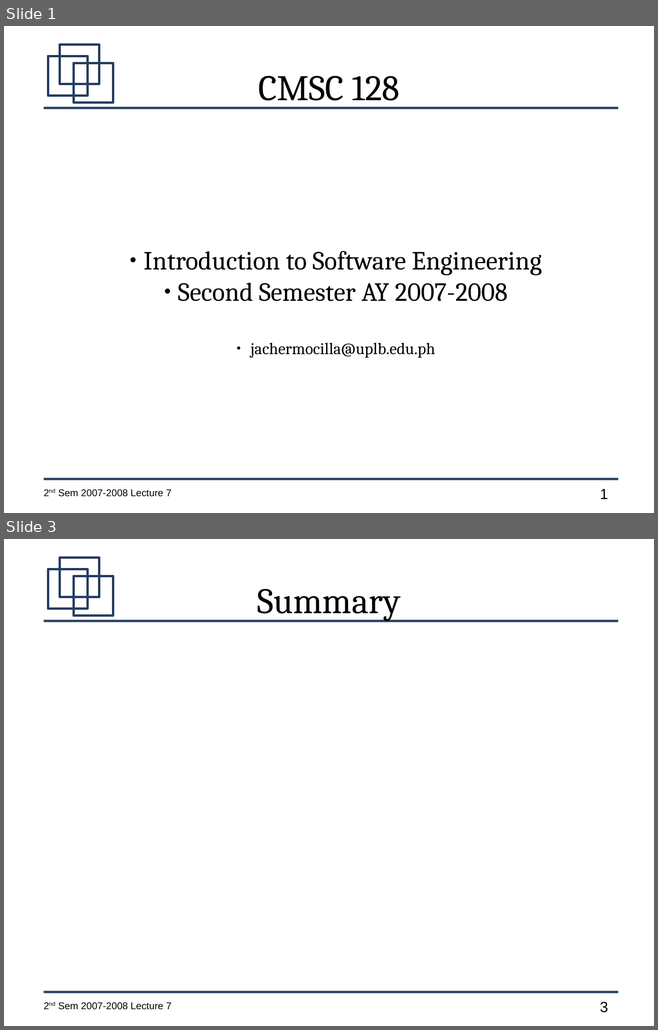
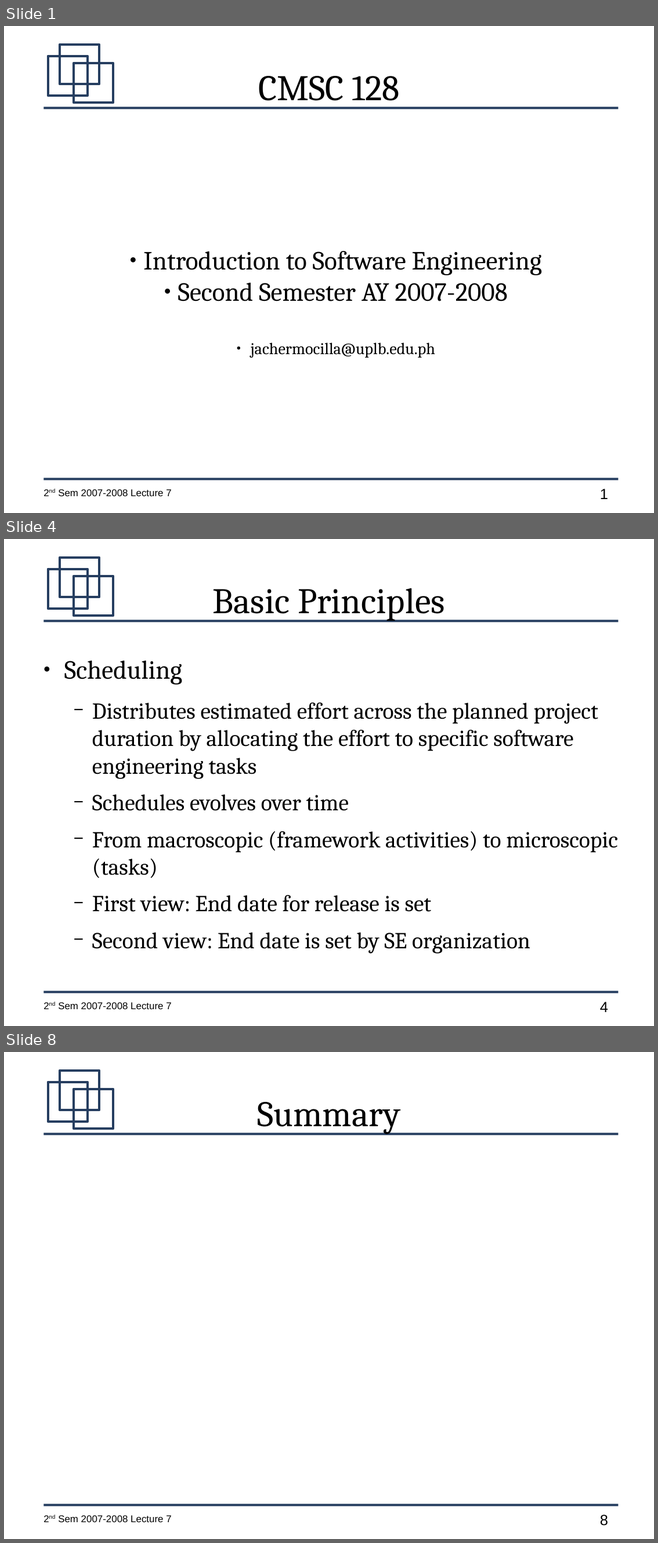
Before and after one commit to jachermocilla/jach-homepage, a slide deck: CMSC128-2nd-Sem-2007-L7.odp. Shown one above the other, each under a label of ours: slides 1 and 3 before the commit, slides 1, 4 and 8 after it; the slides between them are not shown. The pictures are 658x1030 and 658x1543 pixels, drawn with LibreOffice and Linux fonts; fonts in the diff are those of the drawing. Boxes give left, top, right and bottom in pixels: in the first picture for what was removed or moved away, otherwise in the second. Text is boxed around its words. In the diff, an @@ line names an element or a change of style, - is before the commit and + after.

```diff
--- a/CMSC128-2nd-Sem-2007-L7.odp
+++ b/CMSC128-2nd-Sem-2007-L7.odp
@@ slide 4 added at box(4, 539, 654, 1026), background #FFFFFF; not listed: 7 template elements that a slide beside it also shows @@
@@ title added at box(213, 588, 445, 621), 44 pt, text #000000 @@
+Basic Principles
@@ text added at box(64, 660, 618, 954), 28 pt, text #000000 @@
+● Scheduling
+  − Distributes estimated effort across the planned project duration by allocating the effort to specific software engineering tasks
+  − Schedules evolves over time
+  − From macroscopic (framework activities) to microscopic (tasks)
+  − First view: End date for release is set
+  − Second view: End date is set by SE organization
@@ what was slide 3 is now slide 8 @@
@@ page number at box(600, 1515, 608, 1526): text changed @@
-3
+8
```
Also in this commit, not shown: 1 slide changed, 4 other slides added.
